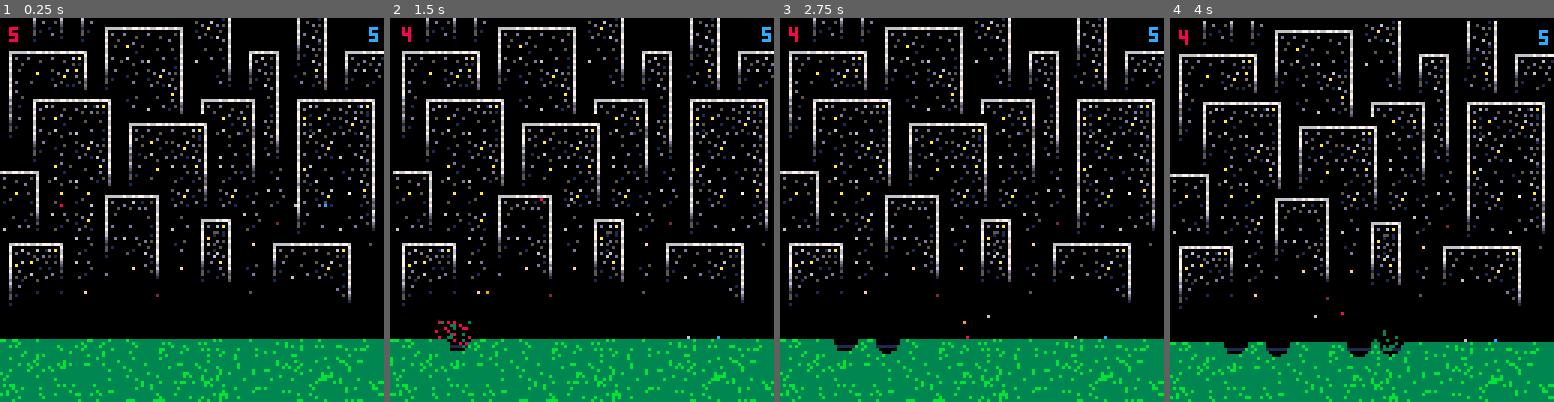
Above: before the commit, frames 1-4 (left to right).
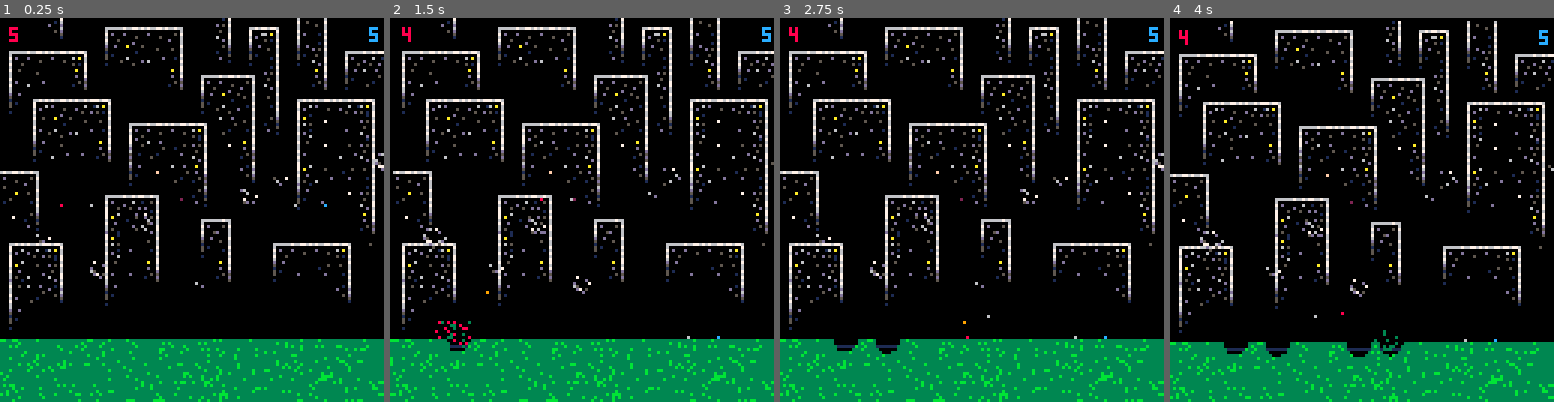
Above: after the commit, the same moments.

Repository: iamapea/miniature_jam
Game: PICO-8 cartridge mini.p8
Two runs of this game, one before a commit and one after it. Both use one fixed random seed, a clock stepped at 60 frames per second and the inputs below.
Inputs:
- Up to frame 1 (0.25 s): no input
- Up to frame 2 (1.5 s): tap X (X key) at 0.33, 1.07 s; tap O (Z key) at 0.7 s
- Up to frame 3 (2.75 s): hold Right 1.6-2.1 s; tap O (Z key) at 1.7, 2.1, 2.5 s; tap X (X key) at 1.85 s; hold Up 2.15-2.42 s; hold Right from 2.47 s (still down)
- Up to frame 4 (4 s): tap O (Z key) at 2.9, 3.3, 3.7 s; tap X (X key) at 2.97 s; release Right at 3.03 s; hold Left 3.08-3.58 s; hold Down 3.63-3.97 s

The runs differ from the first frame. In frame 1, 5.5% of the frame differs, in the area x 0-100%, y 0-82%; in frame 2, 5.6%; in frame 3, 5.5%; in frame 4, 5.6%, in the area x 0-100%, y 0-83%.

Commit message:
hello clouds

Diff:
--- a/mini.p8
+++ b/mini.p8
@@ -53,6 +53,16 @@
  winner = nil --idx of player when state == over
  debug_str = ""
  debug_pxl = {0,0}
+ --clouds
+ cloud_anim = {38,37,36,35,34,33,32}
+ c1 = new_cloud(60,85,1,cloud_anim,0)
+ c2 = new_cloud(90,50,3,cloud_anim,0)
+ c3 = new_cloud(80,55,4,cloud_anim,0)
+ c4 = new_cloud(10,70,2,cloud_anim,0)
+ c5 = new_cloud(30,80,5,cloud_anim,0)
+ c6 = new_cloud(125,45,6,cloud_anim,0)
+ c7 = new_cloud(45,65,7,cloud_anim,0)
+ clouds = {c1,c2,c3,c4,c5,c6,c7}
 end
 
 function init_ground()
@@ -95,6 +105,20 @@
 
  --x, trigger shake
  --if btnp(❎) then intensity += shake_control end
+
+ --cloud anim
+ for cloud in all(clouds) do
+  if cloud.timer < 20 then
+   cloud.timer += 1
+  else
+	  if cloud.sprite < #cloud.anim then
+	   cloud.sprite += 1
+	  else
+	   cloud.sprite = 1
+	  end
+	  cloud.timer = 0
+  end
+ end
 
  handle_input()
  for p in all(players) do
@@ -232,6 +256,13 @@
         pos_x[i],pos_y[i],
         players[i].c)
  end
+
+ --draw clouds
+ for c in all(clouds) do
+  --draw current sprite anim
+   spr(c.anim[c.sprite],c.x,c.y)
+ end
+
  -- game over screen
  if state == "over" then
   print("player "..winner.." wins!",
@@ -259,13 +290,26 @@
 end
 -->8
 -- things ----------------
+function new_cloud(x,y,sprite_pos,array_anim,timer)
+ it = {}
+ it.x = x --position
+ it.y = y
+ --it.vx = 0 --velocity
+ --it.vy = 0
+ --it.ay = grav_acc
+ it.sprite = sprite_pos --sprite = value of pos in anim array
+ it.anim = array_anim
+ it.timer = timer
+ return it
+end
+
 function new_ground(x,y,c)
  it = {}
  it.x = x --position
  it.y = y
- it.vx = 0 --velocity
- it.vy = 0
- it.ay = grav_acc
+ --it.vx = 0 --velocity
+ --it.vy = 0
+ --it.ay = grav_acc
  it.c = c --color
  it.exists = true
  it.debug = false
@@ -641,39 +685,41 @@
 000600000005000000060001000700060000600160a06000000070000d00000000505000000000000000000000000000000d0000000000000000000000000000
 000605000000000000070d0000060d000d0000000000600060007000000010001000d00000000000000000000000000000000000000000000000000000000000
 000d0001000100000006000600070000000500d05010700000d06000000000000000500000000000000000000000000000000000000000000000000000000000
-d00700000d6070000000000000000000000000000000000000000000000000000000000000000000000000000000000000000000000000000000000000000000
-0000000000000d000700000000000000000000000000000000000000000000000000000000000000000000000000000000000000000000000000000000000000
-00006000600000000000d000d6000000000000000060000000000000000000000000000000000000000000000000000000000000000000000000000000000000
-00000d00d5000006d000070000600000050007000000007000000600000000000000000000000000000000000000000000000000000000000000000000000000
-00600000077006d06500000000000700006000000005d0000000000d000000000000000000000000000000000000000000000000000000000000000000000000
-5000000000d005000d70500007000000000d00000000000000000000000000000000000000000000000000000000000000000000000000000000000000000000
-0000000000050000000d000005d0d000000000000000000000000000000000000000000000000000000000000000000000000000000000000000000000000000
+d00700000d6070000000000000000000000000000000000000000000aa80bbbb0000000000000000000000000000000000000000000000000000000000000000
+0000000000000d000700000000000000000000000000000000000000a80bb88b0000000000000000000000000000000000000000000000000000000000000000
+00006000600000000000d000d6000000000000000060000000000000a80b80080000000000000000000000000000000000000000000000000000000000000000
+00000d00d5000006d000070000600000050007000000007000000600aa839aa00000000000000000000000000000000000000000000000000000000000000000
+00600000077006d06500000000000700006000000005d0000000000d0aa938aa0000000000000000000000000000000000000000000000000000000000000000
+5000000000d005000d70500007000000000d000000000000000000008008b08a0000000000000000000000000000000000000000000000000000000000000000
+0000000000050000000d000005d0d000000000000000000000000000b88bb08a0000000000000000000000000000000000000000000000000000000000000000
+00000000000000000000000000000000000000000000000000000000bbbb08aa0000000000000000000000000000000000000000000000000000000000000000
 __map__
 0000000000000000000000000000000000000000000000000000000000000000000000000000000000000000000000000000000000000000000000000000000000000000000000000000000000000000000000000000000000000000000000000000000000000000000000000000000000000000000000000000000000000000
 0000000304040500000000000000000000000000000000000000000000000000000000000000000000000000000000000000000000000000000000000000000000000000000000000000000000000000000000000000000000000000000000000000000000000000000000000000000000000000000000000000000000000000
 001305120e081613041500000000000000000000000000000000000000000000000000000000000000000000000000000000000000000000000000000000000000000000000000000000000000000000000000000000000000000000000000000000000000000000000000000000000000000000000000000000000000000000
-000216020e0e06020e1600000000000000000000000000000000000000000000000000000000000000000000000000000000000000000000000000000000000000000000000000000000000000000000000000000000000000000000000000000000000000000000000000000000000000000000000000000000000000000000
-000107100d0b18110c0600000315000000000000000000000000000000000000000000000000000000000000000000000000000000000000000000000000000000000000000000000000000000000000000000000000000000000000000000000000000000000000000000000000000000000000000000000000000000000000
-00111711030404050a1600000216000000000000000000000000000000000000000000000000000000000000000000000000000000000000000000000000000000000000000000000000000000000000000000000000000000000000000000000000000000000000000000000000000000000000000000000000000000000000
-0304041502090d060d0613051116031415000000000000000000000000000000000000000000000000000000000000000000000000000000000000000000000000000000000000000000000000000000000000000000000000000000000000000000000000000000000000000000000000000000000000000000000000000000
-020c0a18110f0a16001711160f18110b16000000000000000000000000000000000000000000000000000000000000000000000000000000000000000000000000000000000000000000000000000000000000000000000000000000000000000000000000000000000000000000000000000000000000000000000000000000
-01130414150f0d18030405061304141506000000000000000000000000000000000000000000000000000000000000000000000000000000000000000000000000000000000000000000000000000000000000000000000000000000000000000000000000000000000000000000000000000000000000000000000000000000
-1102090d060304041509181612090a1618000000000000000000000000000000000000000000000000000000000000000000000000000000000000000000000000000000000000000000000000000000000000000000000000000000000000000000000000000000000000000000000000000000000000000000000000000000
-00110f0a1601090a160d0617020a0d1617000000000000000000000000000000000000000000000000000000000000000000000000000000000000000000000000000000000000000000000000000000000000000000000000000000000000000000000000000000000000000000000000000000000000000000000000000000
-0405090d18110c0b180b170f100d0f1600000000000000000000000000000000000000000000000000000000000000000000000000000000000000000000000000000000000000000000000000000000000000000000000000000000000000000000000000000000000000000000000000000000000000000000000000000000
-0e060c0e0314050a170a0f0b020a1d1800000000000000000000000000000000000000000000000000000000000000000000000000000000000000000000000000000000000000000000000000000000000000000000000000000000000000000000000000000000000000000000000000000000000000000000000000000000
-0d170b0a021c060d03150b19111c0d0700000000000000000000000000000000000000000000000000000000000000000000000000000000000000000000000000000000000000000000000000000000000000000000000000000000000000000000000000000000000000000000000000000000000000000000000000000000
-1314150b110b160f12161e030404151f00000000000000000000000000000000000000000000000000000000000000000000000000000000000000000000000000000000000000000000000000000000000000000000000000000000000000000000000000000000000000000000000000000000000000000000000000000000
-1009170b1c1e071e11180f110d0a060000000000000000000000000000000000000000000000000000000000000000000000000000000000000000000000000000000000000000000000000000000000000000000000000000000000000000000000000000000000000000000000000000000000000000000000000000000000
-111b1b1e0000190000001f000000070000000000000000000000000000000000000000000000000000000000000000000000000000000000000000000000000000000000000000000000000000000000000000000000000000000000000000000000000000000000000000000000000000000000000000000000000000000000
-…(11 lines of a section not shown)…
+000216020e0e18020e1600000305000000000000000000000000000000000000000000000000000000000000000000000000000000000000000000000000000000000000000000000000000000000000000000000000000000000000000000000000000000000000000000000000000000000000000000000000000000000000
+00111611000000110c0600001216000000000000000000000000000000000000000000000000000000000000000000000000000000000000000000000000000000000000000000000000000000000000000000000000000000000000000000000000000000000000000000000000000000000000000000000000000000000000
+0000070003040405001613150206000000000000000000000000000000000000000000000000000000000000000000000000000000000000000000000000000000000000000000000000000000000000000000000000000000000000000000000000000000000000000000000000000000000000000000000000000000000000
+0304041511090d06001711061116031415000000000000000000000000000000000000000000000000000000000000000000000000000000000000000000000000000000000000000000000000000000000000000000000000000000000000000000000000000000000000000000000000000000000000000000000000000000
+020d001800000018030405160018110b16000000000000000000000000000000000000000000000000000000000000000000000000000000000000000000000000000000000000000000000000000000000000000000000000000000000000000000000000000000000000000000000000000000000000000000000000000000
+1113041415000000110906061304141506000000000000000000000000000000000000000000000000000000000000000000000000000000000000000000000000000000000000000000000000000000000000000000000000000000000000000000000000000000000000000000000000000000000000000000000000000000
+0002090d06030404150b0617121d1c1618000000000000000000000000000000000000000000000000000000000000000000000000000000000000000000000000000000000000000000000000000000000000000000000000000000000000000000000000000000000000000000000000000000000000000000000000000000
+00110d1c18010b0f161d1800021d0d1617000000000000000000000000000000000000000000000000000000000000000000000000000000000000000000000000000000000000000000000000000000000000000000000000000000000000000000000000000000000000000000000000000000000000000000000000000000
+0405000000111e0b18000700100d0f0600000000000000000000000000000000000000000000000000000000000000000000000000000000000000000000000000000000000000000000000000000000000000000000000000000000000000000000000000000000000000000000000000000000000000000000000000000000
+0e0600000314051917000000111c1d1600000000000000000000000000000000000000000000000000000000000000000000000000000000000000000000000000000000000000000000000000000000000000000000000000000000000000000000000000000000000000000000000000000000000000000000000000000000
+1d170000100f1600030500000000001800000000000000000000000000000000000000000000000000000000000000000000000000000000000000000000000000000000000000000000000000000000000000000000000000000000000000000000000000000000000000000000000000000000000000000000000000000000
+13141500121c0600110600030404151f00000000000000000000000000000000000000000000000000000000000000000000000000000000000000000000000000000000000000000000000000000000000000000000000000000000000000000000000000000000000000000000000000000000000000000000000000000000
+100d1600021c1800001800111c0f060000000000000000000000000000000000000000000000000000000000000000000000000000000000000000000000000000000000000000000000000000000000000000000000000000000000000000000000000000000000000000000000000000000000000000000000000000000000
+020b070011000000000000000000070000000000000000000000000000000000000000000000000000000000000000000000000000000000000000000000000000000000000000000000000000000000000000000000000000000000000000000000000000000000000000000000000000000000000000000000000000000000
+1100000000000000000000000000000000000000000000000000000000000000000000000000000000000000000000000000000000000000000000000000000000000000000000000000000000000000000000000000000000000000000000000000000000000000000000000000000000000000000000000000000000000000
+…(11 lines of a section not shown)…
